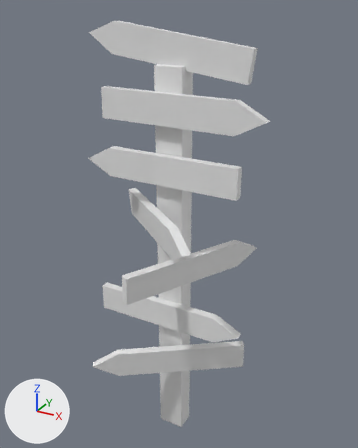
An edit to the glTF model public/models/signpost.gltf, drawn before and after from the same camera.
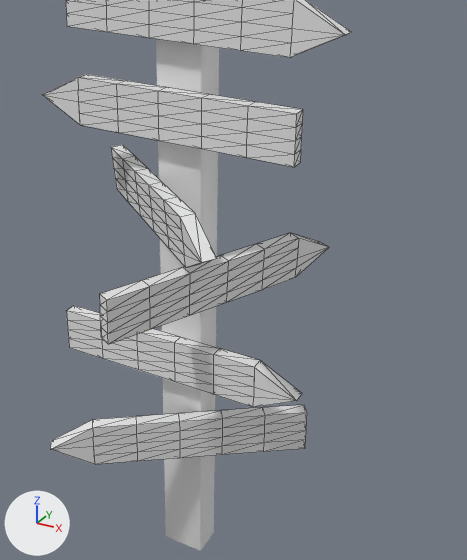
The first picture shows the older version from a camera (50 mm lens) standing at (275.0, -487.0, 558.0) and looking at (0.0, 13.0, 308.0). The close-ups show the older and then the newer version on the part from 18% to 95% of the width and 23% to 97% of the height of that picture. Only the edits that show in the close-ups are written down. The axes (+X, +Y, +Z) are drawn at lower left. The lights are the same throughout. The close-ups show mesh edges as thin lines. Where no turn or scale is listed for an object, it has been applied to the vertices. Vertices at exactly the same position are counted once.

Objects in the first close-up: '路牌.001', '路牌.002', '路牌.003', '路牌.004', '路牌.005', '路牌.006', '路牌主轴'.
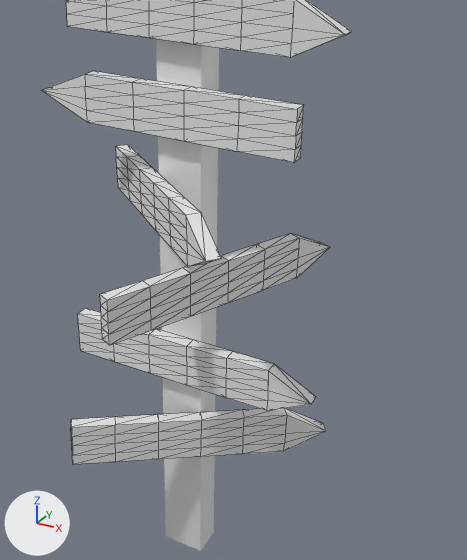
Changed parts and their boxes [x1, y1, x2, y2] in the close-ups (467 x 560 px):
'路牌.002', reshaped, moved, turned: before [43, 74, 303, 167]; after [42, 71, 304, 162]
'路牌.006', moved, turned: before [50, 405, 307, 464]; after [71, 408, 326, 464]
'路牌.004', moved, turned: before [100, 233, 329, 344]; after [100, 233, 330, 345]
'路牌.005', moved: before [67, 305, 302, 407]; after [78, 308, 316, 411]
'路牌.003', moved, turned: before [111, 145, 217, 267]; after [116, 145, 222, 267]

The edits, one by one:
me_路牌_002 is used by ob_路牌_002; location (-9.7, -18.0, 385.8); rotation (0.00224, 0.00247, -0.0186), in degrees (0.1, 0.1, -1.1).
me_路牌_002 had 62 vertices, 120 faces and spanned x -100.0..100.0, y -5.0..5.0, z -18.0..18.0.
me_路牌_002 now has 52 vertices, 100 faces and spans x -100.0..100.0, y -5.0..5.0, z -18.0..18.0.
Part 1, on me_路牌_002:
58 vertices are removed from x -67.0..100.0, y -5.0..5.0, z -18.0..18.0.
120 faces are deleted.
12 vertices are added at x -100.0..60.0, y -5.0, z -18.0..18.0.
12 new vertices lie (0.0, 10.0, 0.0) away from vertices in x -100.0..60.0, y -5.0, z -18.0..18.0.
8 new vertices lie (0.0, 0.0, 9.0) away from vertices in x -60.0..60.0, y -5.0..5.0, z -18.0.
8 new vertices lie (0.0, 0.0, 9.0) away from vertices in x -60.0..60.0, y -5.0..5.0, z -9.0.
8 new vertices lie (0.0, 0.0, 9.0) away from vertices in x -60.0..60.0, y -5.0..5.0, z 0.0.
100 new faces join them.
Object '路牌.002' (ob_路牌_002) moves from (-9.7, -18.0, 385.8) to (-10.4, -17.0, 388.6).
Object '路牌.002' (ob_路牌_002) turns from (0.1, 0.1, -1.1) to (0.1, -0.4, 179) degrees about x, y and z.
Object '路牌.003' (ob_路牌_003) moves from (-7.4, -30.2, 322.4) to (-5.6, -28.1, 322.5).
Object '路牌.003' (ob_路牌_003) turns from (-4.5, 176, -41) to (-0.5, 3.6, 139) degrees about x, y and z.
Object '路牌.004' (ob_路牌_004) moves from (28.5, 1.7, 259.8) to (29.4, 1.3, 259.7).
Object '路牌.004' (ob_路牌_004) turns from (-2.2, 0, -117) to (-0.3, 0, -117) degrees about x, y and z.
Object '路牌.005' (ob_路牌_005) moves from (0.1, -17.9, 191.8) to (10.7, -17.1, 191.9).
Object '路牌.006' (ob_路牌_006) moves from (6.0, -26.4, 127.8) to (19.5, -16.8, 127.5).
Object '路牌.006' (ob_路牌_006) turns from (0, 0, 35) to (0.4, -1.1, -145) degrees about x, y and z.
